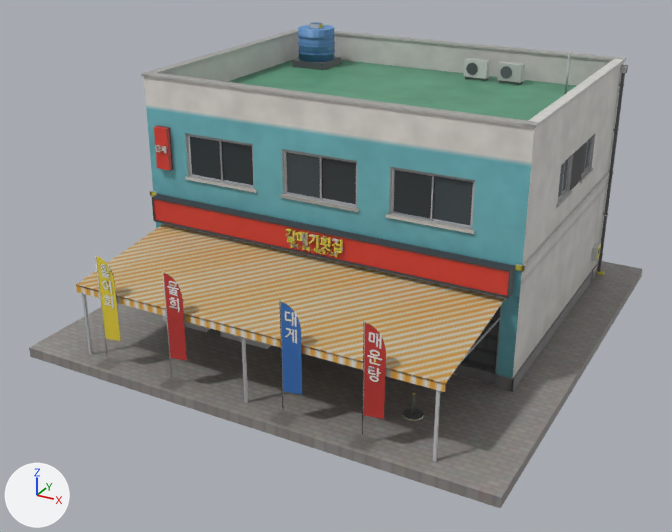
An edit to the FBX model cs2_ilsan/CS2Assets/IlsanHoetjip03/IlsanHoetjip03_LOD1.fbx, drawn before and after from the same camera.
Both versions are drawn from a camera (50 mm lens) standing at (13.4, -26.3, 14.5) and looking at (-0.4, -1.3, 1.9). Lighting does not change. The marker at lower left points along +X, +Y and +Z. The older version comes first. Where no turn or scale is listed for an object, it has been applied to the vertices.

Names of what the first picture shows: 'IlsanHoetjip03_LOD1'.
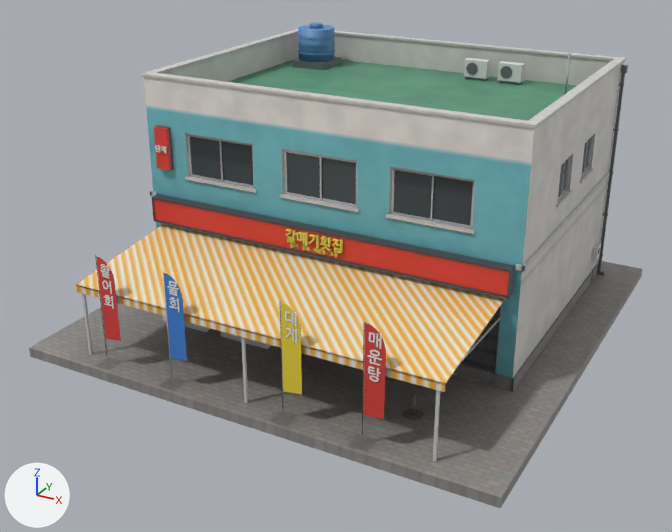
Where the change shows, as pixel boxes [x1, y1, x2, y2] in the pictures (672 x 532 px):
part 1 of me_ilsanhoetjip03_lod1, reshaped: before [286, 231, 341, 256]; after [285, 229, 343, 257]
part 2 of me_ilsanhoetjip03_lod1, reshaped: before [101, 264, 179, 312]; after [100, 264, 180, 312]
part 3 of me_ilsanhoetjip03_lod1, reshaped: before [368, 334, 381, 382]; after [367, 324, 383, 382]
part 4 of me_ilsanhoetjip03_lod1, reshaped: [155, 145, 167, 154] in both
part 5 of me_ilsanhoetjip03_lod1, reshaped: before [285, 312, 296, 337]; after [281, 302, 298, 344]
part 6 of me_ilsanhoetjip03_lod1, surface changed: [76, 22, 628, 421] in both

The change in detail:
me_ilsanhoetjip03_lod1 is used by ob_ilsanhoetjip03_lod1; location (0.0, 0.0, 0.0).
me_ilsanhoetjip03_lod1 had 5844 vertices, 9025 faces and spanned x -7.9..7.9, y -7.9..8.0, z -0.3..8.6.
me_ilsanhoetjip03_lod1 now has 7295 vertices, 11209 faces and spans x -7.9..7.9, y -7.9..8.0, z -0.3..8.6.
me_ilsanhoetjip03_lod1 part 1: 153 vertices moved within x -0.9..0.9, y -3.4..-3.3, z 3.3..3.8; 713 vertices added at x -1.0..1.0, y -3.4..-3.3, z 3.3..3.9.
me_ilsanhoetjip03_lod1 part 2: 147 vertices moved within x -4.8..-2.0, y -7.6..-7.5, z 2.1..3.4; 361 vertices added at x -4.9..-2.0, y -7.6..-7.5, z 2.1..3.5.
me_ilsanhoetjip03_lod1 part 3: 44 vertices moved within x 4.1..4.3, y -7.6..-7.5, z 2.1..3.5; 192 vertices added at x 4.0..4.4, y -7.6..-7.5, z 2.1..3.5.
me_ilsanhoetjip03_lod1 part 4: 67 vertices moved within x -6.1..-5.6, y -3.2, z 5.6..5.8; 68 vertices added at x -6.1..-5.6, y -3.2, z 5.6..5.8.
me_ilsanhoetjip03_lod1 part 5: 18 vertices moved within x 1.6..1.8, y -7.6..-7.5, z 2.7..3.5; 85 vertices added at x 1.5..1.9, y -7.6..-7.5, z 2.6..3.5.
me_ilsanhoetjip03_lod1 part 6: 3298 kept faces spanning x -7.9..7.9, y -7.9..8.0, z -0.3..8.6 get new texture (UV) coordinates.
Other edits to the shape of me_ilsanhoetjip03_lod1 do not show in these pictures.
